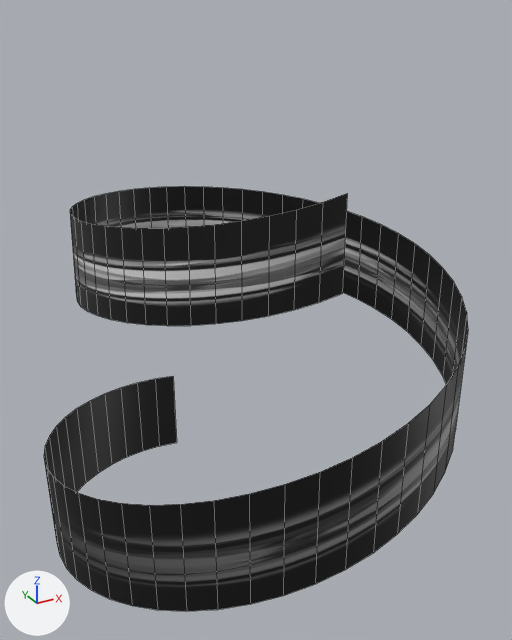
The FBX model Assets/VFX/Mesh/Helix_Twist.fbx: old version first, new version second.
The view is the same before and after, from a camera (50 mm lens) standing at (-0.84, -1.539, 1.489) and looking at (-0.016, -0.041, 0.74). Arrows for +X, +Y and +Z are at lower left; the lights stay in place. The first picture is the older version. Mesh edges are drawn as thin lines. Where no turn or scale is listed for an object, it has been applied to the vertices.

In view in the first picture: 'HelixTwist'.
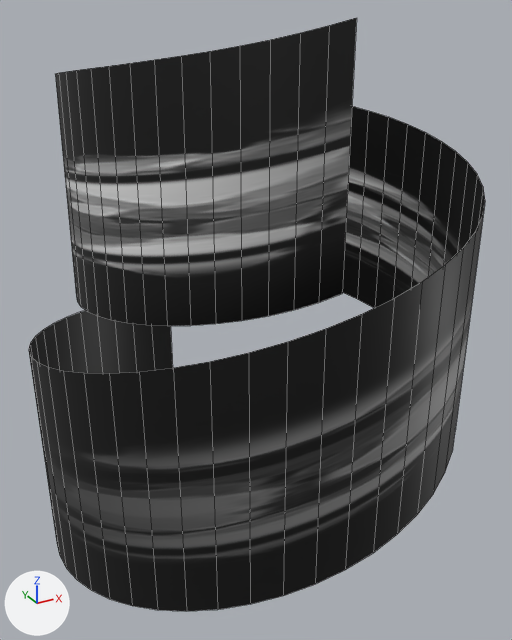
The change, as a diff of the scene's bpy script:
```diff
--- a/Assets/VFX/Mesh/Helix_Twist.fbx.py
+++ b/Assets/VFX/Mesh/Helix_Twist.fbx.py
@@ me_mesh @@
 # used by ob_helixtwist; location = (0.0, 0.0, 0.0)
-me_mesh.from_pydata(...)  # 150 vertices, 74 faces; spans x -0.588..0.481, y -0.607..0.568, z 0.008..1.167
+me_mesh.from_pydata(...)  # 150 vertices, 74 faces; spans x -0.588..0.481, y -0.607..0.568, z 0.008..1.474
+# me_mesh part 1: 75 of the vertices in x -0.588..0.48, y -0.607..0.568, z 0.288..1.167 are moved by (0.0, 0.0, 0.307)
 me_mesh.materials.append(mat_standardsurface1)
```

What differs and where, as boxes [x1, y1, x2, y2] in the pictures (512 x 640 px):
'HelixTwist', reshaped (8% wider, 39% taller)
    before: [44, 186, 468, 611]
    after: [29, 18, 485, 611]
